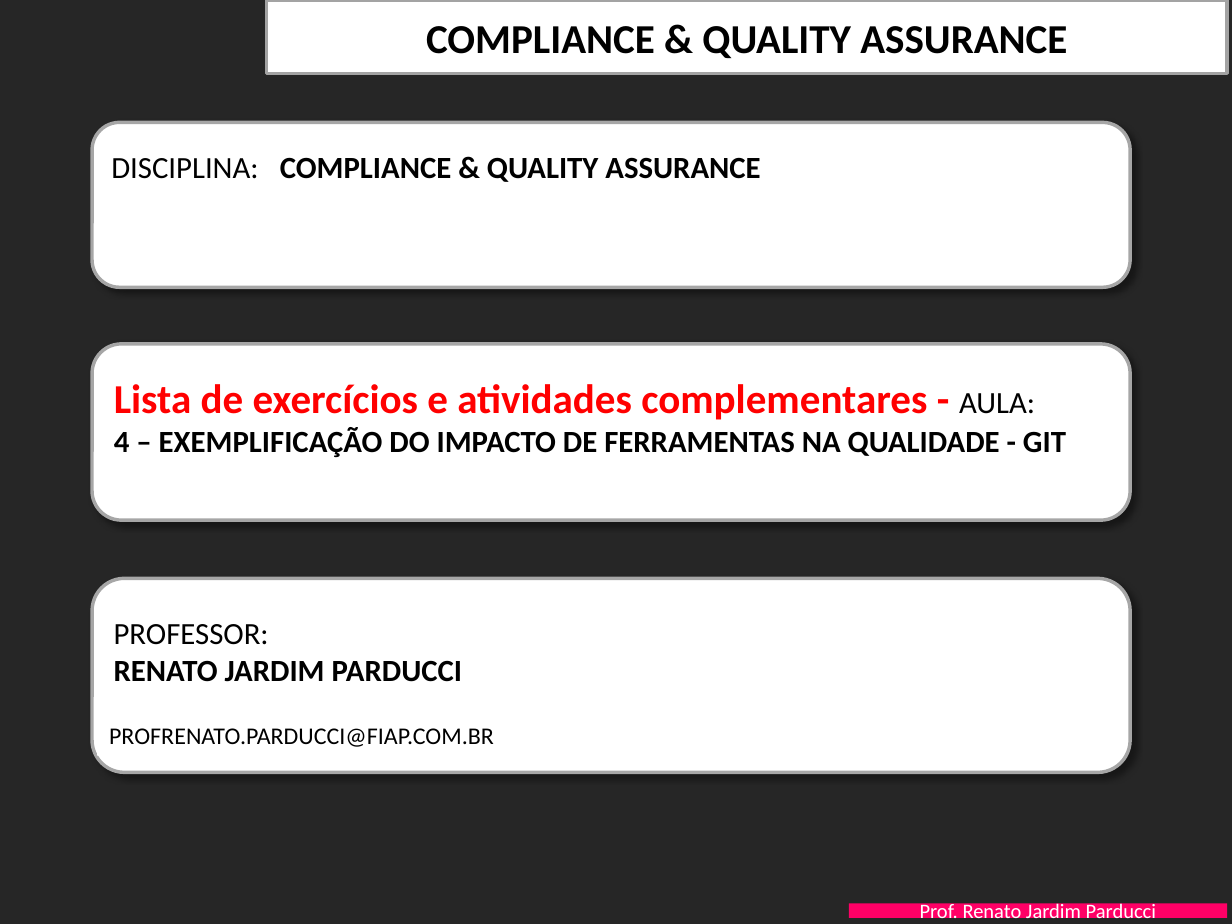
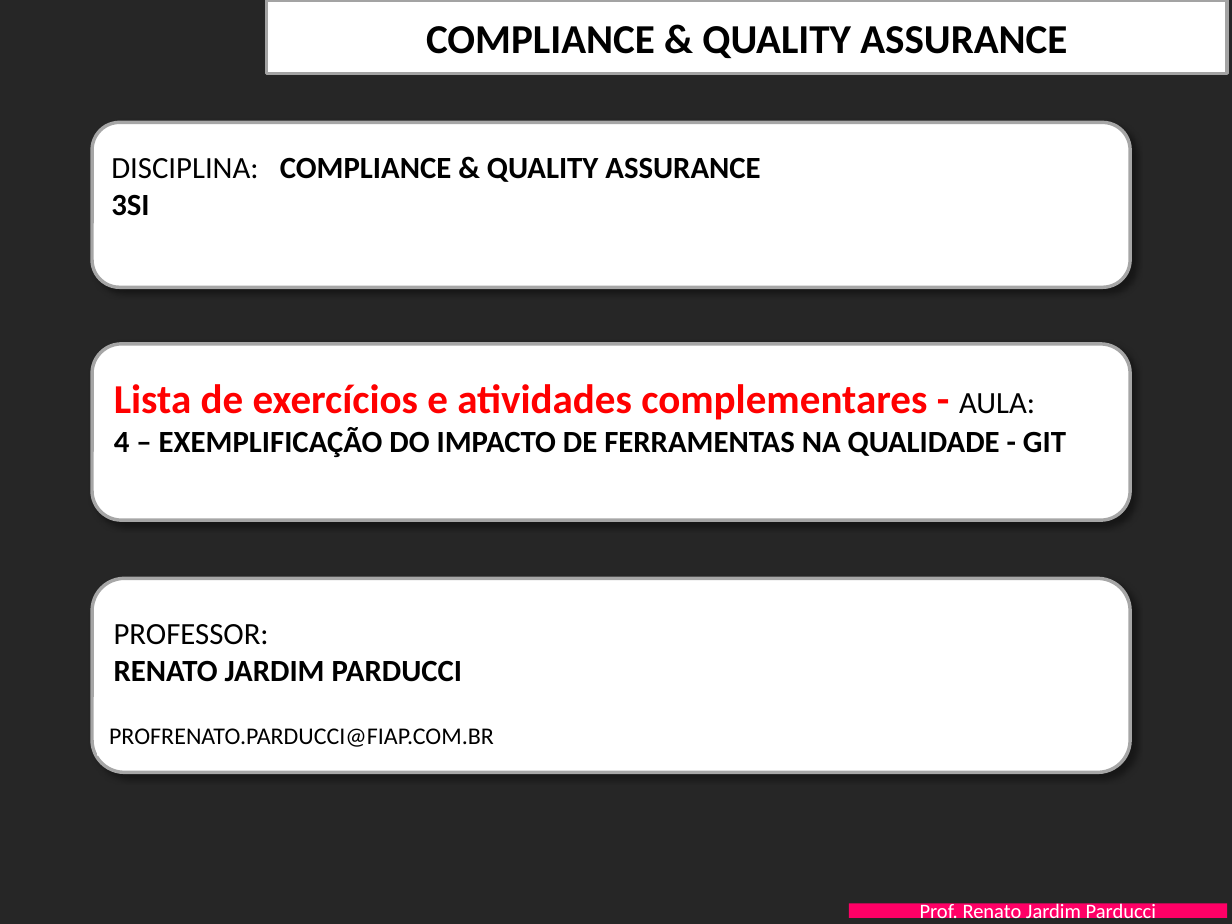
Before and after one commit to DouglasMuzzi/SI-Estacionamento, a slide deck: slide 1 of Documentacao/FIAP-QualidProjSW-Aula-4-GIT - EXERCICIOS.pptx. Drawn at 1232x924 pixels with LibreOffice and Linux fonts; fonts in the diff are those of the drawing; background and template pictures are left out. Boxes give left, top, right and bottom in pixels: in the first picture for what was removed or moved away, otherwise in the second. Text is boxed around its words. In the diff, an @@ line names an element or a change of style, - is before the commit and + after.

Commit message:
Adição dos dados da Turma
Adição dos dados da Turma

```diff
--- a/Documentacao/FIAP-QualidProjSW-Aula-4-GIT - EXERCICIOS.pptx
+++ b/Documentacao/FIAP-QualidProjSW-Aula-4-GIT - EXERCICIOS.pptx
@@ text at box(111, 194, 149, 216): paragraph added @@
+3SI
```
